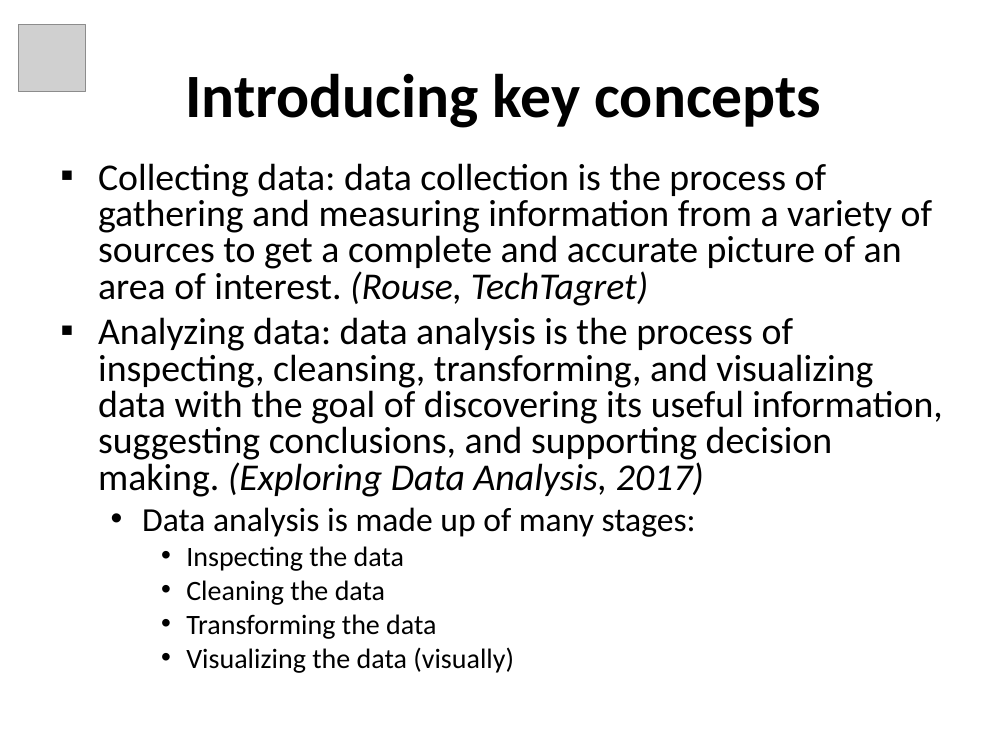
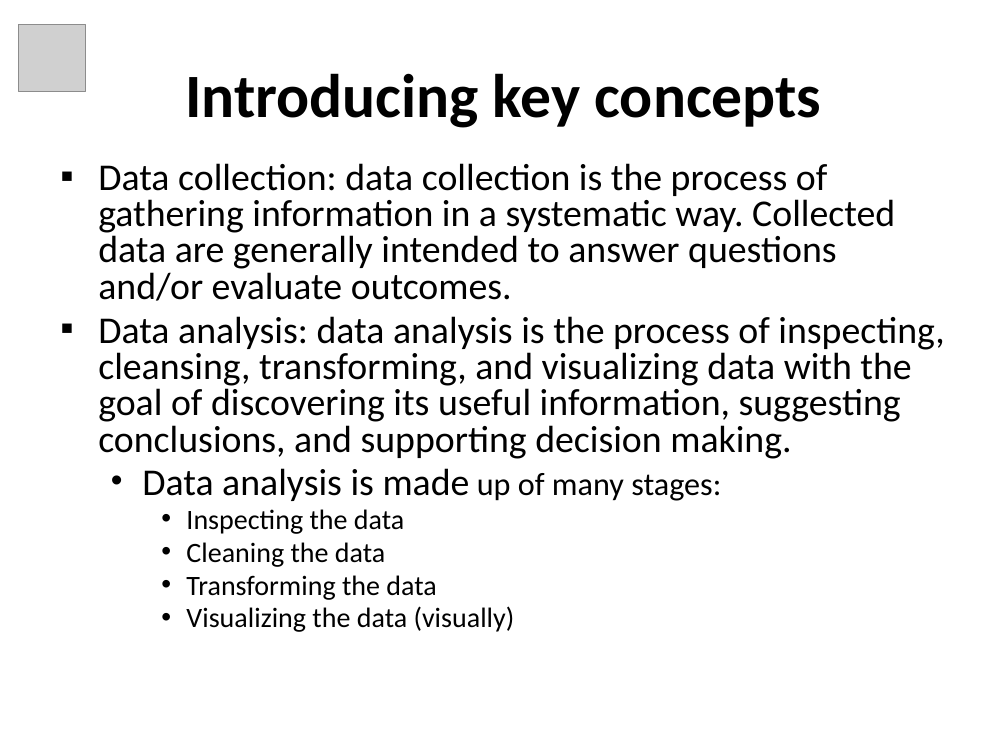
Before and after one commit to tascha/D4DM, a slide deck: slide 7 of documents/Module3_Slides.ppt. Drawn at 1008x756 pixels with LibreOffice and Linux fonts; fonts in the diff are those of the drawing; grey boxes stand for pictures. Boxes give left, top, right and bottom in pixels: in the first picture for what was removed or moved away, otherwise in the second. Text is boxed around its words. In the diff, an @@ line names an element or a change of style, - is before the commit and + after.

```diff
--- a/documents/Module3_Slides.ppt
+++ b/documents/Module3_Slides.ppt
@@ text at (98, 163, 944, 459): text changed @@
-▪ Collecting data: data collection is the process of gathering and measuring information from a variety of sources to get a complete and accurate picture of an area of interest. (Rouse, TechTagret)
-▪ Analyzing data: data analysis is the process of inspecting, cleansing, transforming, and visualizing data with the goal of discovering its useful information, suggesting conclusions, and supporting decision making. (Exploring Data Analysis, 2017)
+▪ Data collection: data collection is the process of gathering information in a systematic way. Collected data are generally intended to answer questions and/or evaluate outcomes.
+▪ Data analysis: data analysis is the process of inspecting, cleansing, transforming, and visualizing data with the goal of discovering its useful information, suggesting conclusions, and supporting decision making.
@@ text at (142, 468, 721, 632): size 24 to 27 pt in "Data analysis is made"; size 24 to 23 pt in "up of many stages:"; less space between paragraphs @@
```
Also in this commit, not shown: 16 other slides changed, 16 slides added, 4 slides removed.
